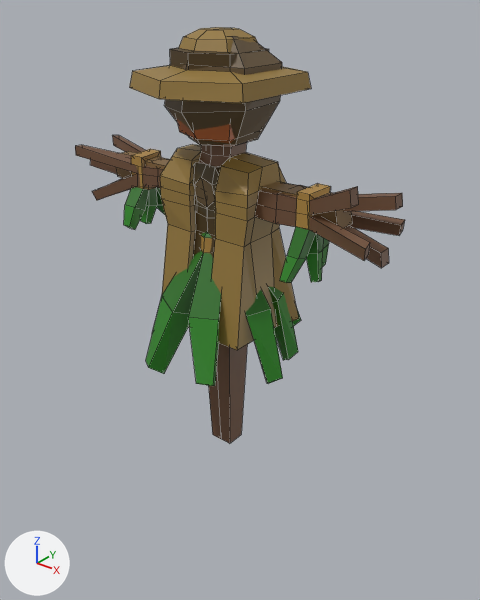
Renders of the Blender file SourceAssets/Props/SettlementProps/FarmProps/FarmProps.blend from each side of a commit.
Both versions are drawn from a camera (50 mm lens) standing at (1.297, -1.541, 1.53) and looking at (0.103, -0.048, 0.605). The lights are fixed; the arrows at lower left show +X, +Y and +Z. The picture after the commit comes second. Mesh edges are drawn as thin lines. The same objects are shown in both versions, whatever each file hides.

Objects in the first picture: 'Scarecrow_Colonist', 'Scarecrow_Native'.
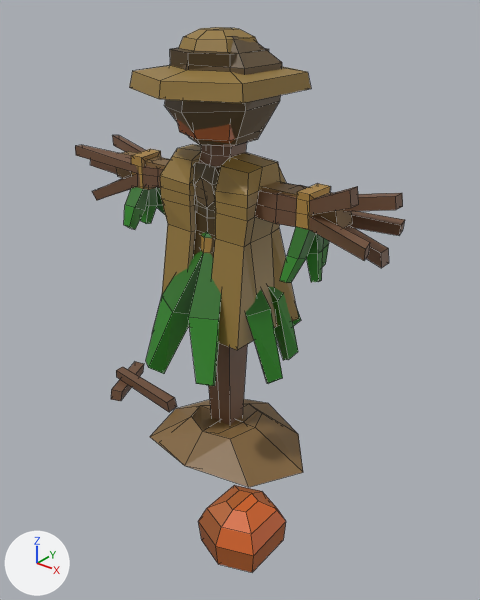
What differs and where, as boxes (x1, y1, x2, y2) in the pictures (480 x 600 px):
'Scarecrow_Colonist', reshaped (31% taller): before (75, 27, 405, 443); after (75, 27, 405, 573)
'Scarecrow_Native', reshaped (13% taller): before (116, 36, 352, 386); after (116, 36, 352, 431)
part 1 of me_circle, added (brown): after (191, 404, 259, 431)
part 2 of me_plane, added (orange): after (198, 485, 286, 573)
part 3 of me_plane, added (brown): after (150, 399, 303, 487)
part 4 of me_plane, added (brown): after (111, 362, 177, 412)

What the commit changed:
Picture 'ColorPalette.png.006' (img_colorpalette_png_006) is new.
Material 'Material.004' (mat_material_004) is new.
Its texture is img_colorpalette_png_006.
me_circle is used by ob_scarecrow_native; location (0.0, 0.0, 0.0); scale (1.21, 1.21, 1.21).
me_circle had 298 vertices, 300 faces and spanned x -0.379..0.359, y -0.227..0.276, z 0.0..1.145.
me_circle no longer uses material mat_material (picture img_colorpalette_png).
me_circle now has 315 vertices, 312 faces and spans x -0.379..0.359, y -0.227..0.276, z -0.004..1.145.
me_circle part 1: a new loose piece of 17 vertices spanning x -0.174..0.165, y -0.187..0.167, z -0.004..0.078, in mat_material_004 (picture img_colorpalette_png_006).
me_circle gains material mat_material_004 (picture img_colorpalette_png_006).
me_plane is used by ob_scarecrow_colonist; location (0.0, 0.0, 0.0); scale (1.07, 1.07, 1.07).
me_plane had 295 vertices, 296 faces and spanned x -0.567..0.552, y -0.245..0.222, z 0.0..1.314.
me_plane now has 358 vertices, 346 faces and spans x -0.567..0.552, y -0.469..0.245, z -0.018..1.314.
me_plane part 2: a new loose piece of 30 vertices spanning x 0.256..0.451, y -0.469..-0.247, z -0.018..0.157, in mat_material (picture img_colorpalette_png).
me_plane part 3: a new loose piece of 17 vertices spanning x -0.245..0.321, y -0.213..0.245, z -0.005..0.088, in mat_material (picture img_colorpalette_png).
Part 4, on me_plane:
16 vertices are added at x -0.56..-0.251, y -0.108..0.112, z -0.003..0.08.
12 new faces join them.
